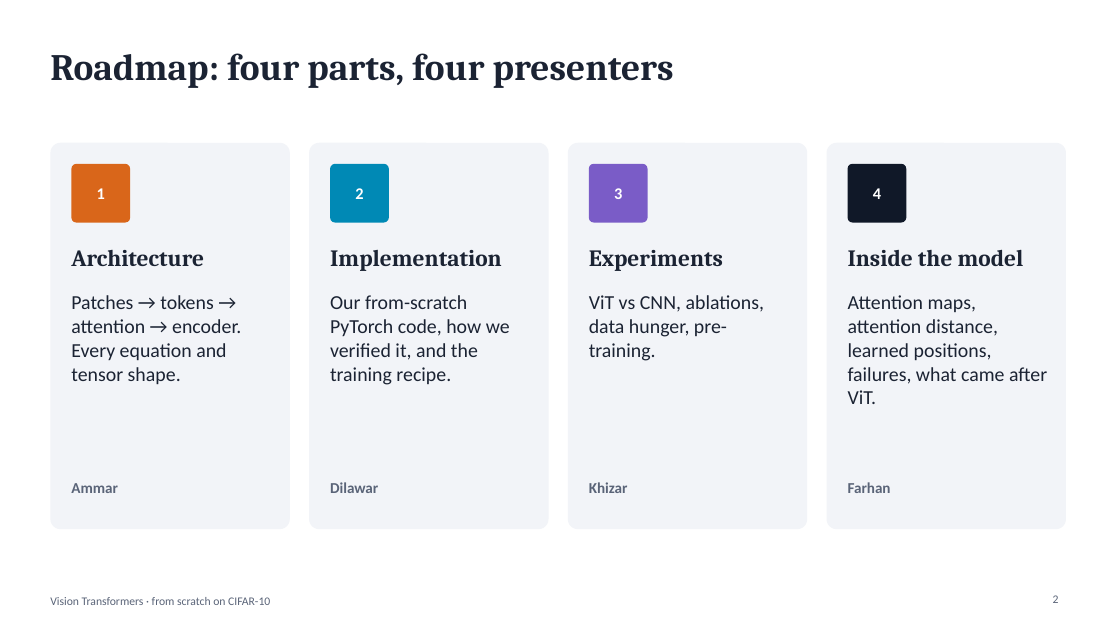
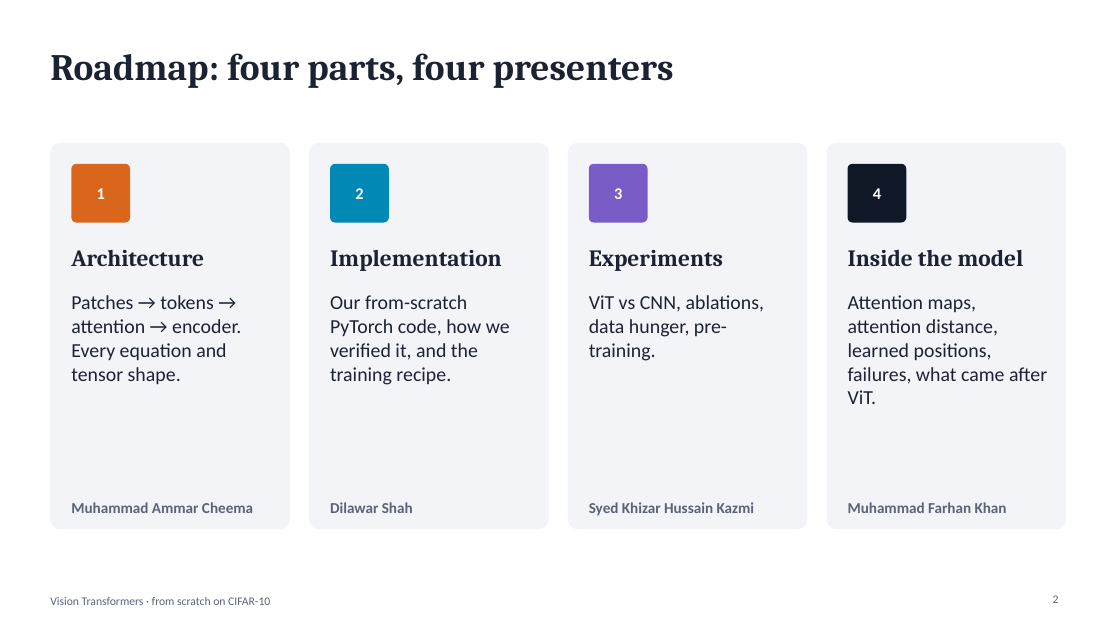
Before and after one commit to muhammadammar33/DL-presentation, a slide deck: slide 2 of ViT_Presentation.pptx. Drawn at 1120x630 pixels with LibreOffice and Linux fonts; fonts in the diff are those of the drawing. Boxes give left, top, right and bottom in pixels: in the first picture for what was removed or moved away, otherwise in the second. Text is boxed around its words. In the diff, an @@ line names an element or a change of style, - is before the commit and + after.

```diff
--- a/ViT_Presentation.pptx
+++ b/ViT_Presentation.pptx
@@ vertical alignment top to bottom in 4 elements at (330,502,413,513), (848,502,1007,513), (71,502,253,513), (589,502,755,516) @@
@@ text at (71,502,253,513): text changed @@
-Ammar
+Muhammad Ammar Cheema
@@ text at (330,502,413,513): text changed @@
-Dilawar
+Dilawar Shah
@@ text at (589,502,755,516): text changed @@
-Khizar
+Syed Khizar Hussain Kazmi
@@ text at (848,502,1007,513): text changed @@
-Farhan
+Muhammad Farhan Khan
```
Also in this commit, not shown: 8 other slides changed, 1 other file.
